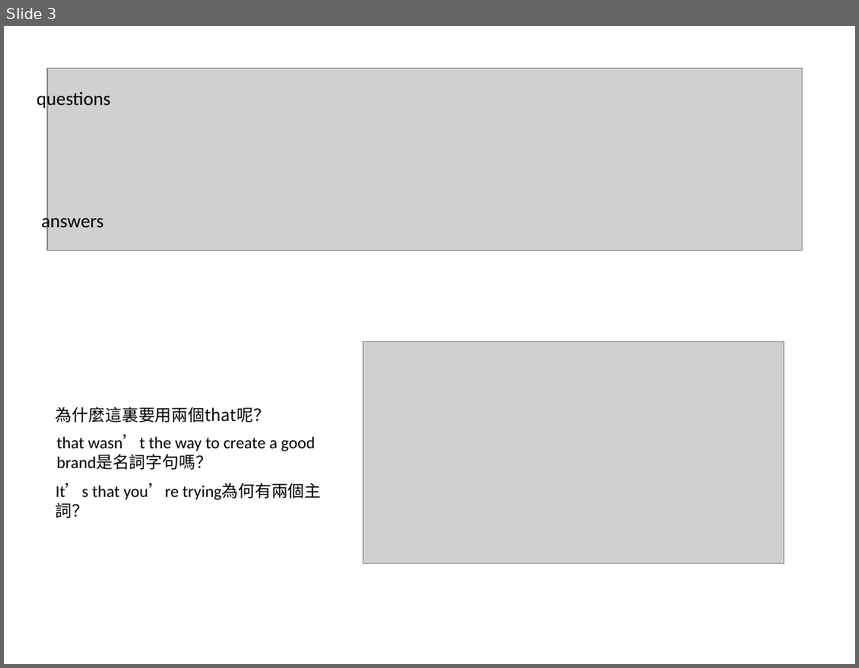
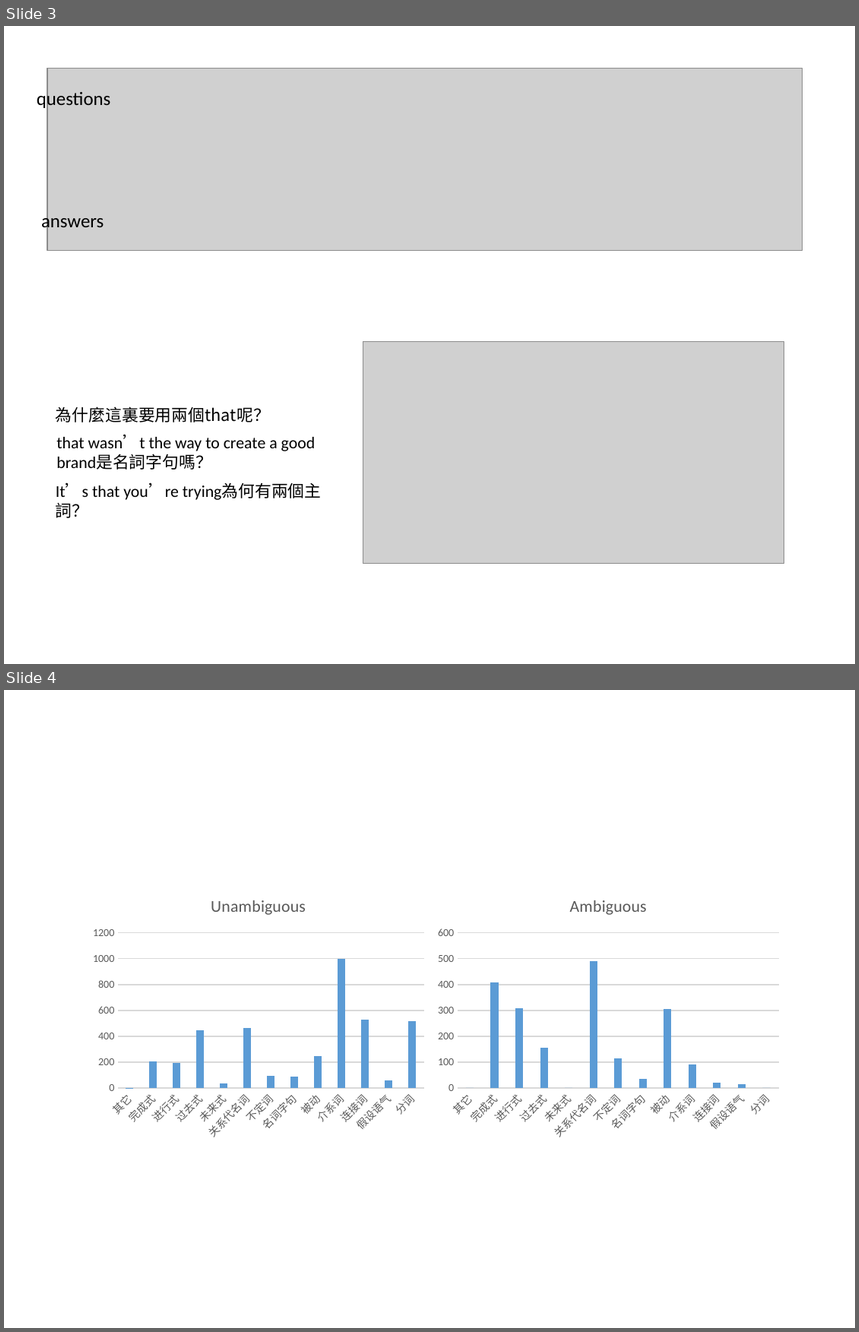
Before and after one commit to SJinping/NLP-term, a slide deck: slides/NLP term project report.pptx. Shown one above the other, each under a label of ours: slide 3 before the commit, slides 3 and 4 after it. The pictures are 859x668 and 859x1332 pixels, drawn with LibreOffice and Linux fonts; fonts in the diff are those of the drawing; grey boxes stand for pictures. Boxes give left, top, right and bottom in pixels: in the first picture for what was removed or moved away, otherwise in the second. Text is boxed around its words. In the diff, an @@ line names an element or a change of style, - is before the commit and + after.

```diff
--- a/slides/NLP term project report.pptx
+++ b/slides/NLP term project report.pptx
@@ slide 4 added at [4,690,855,1328], background #FFFFFF @@
@@ column chart added at [86,882,430,1145] @@
+title "Unambiguous "
+categories: 其它, 完成式, 进行式, 过去式, 未来式, 关系代名词, 不定词, 名词字句, 被动, 介系词, 连接词, 假设语气, 分词
+Series 1: 0, 210, 190, 450, 40, 460, 100, 90, 240, 1000, 530, 60, 520
@@ column chart added at [430,882,785,1145] @@
+title "Ambiguous "
+categories: 其它, 完成式, 进行式, 过去式, 未来式, 关系代名词, 不定词, 名词字句, 被动, 介系词, 连接词, 假设语气, 分词
+Series 1: 0, 410, 310, 160, 0, 490, 120, 40, 310, 90, 20, 20, 0
```
Also in this commit, not shown: 1 slide changed.
